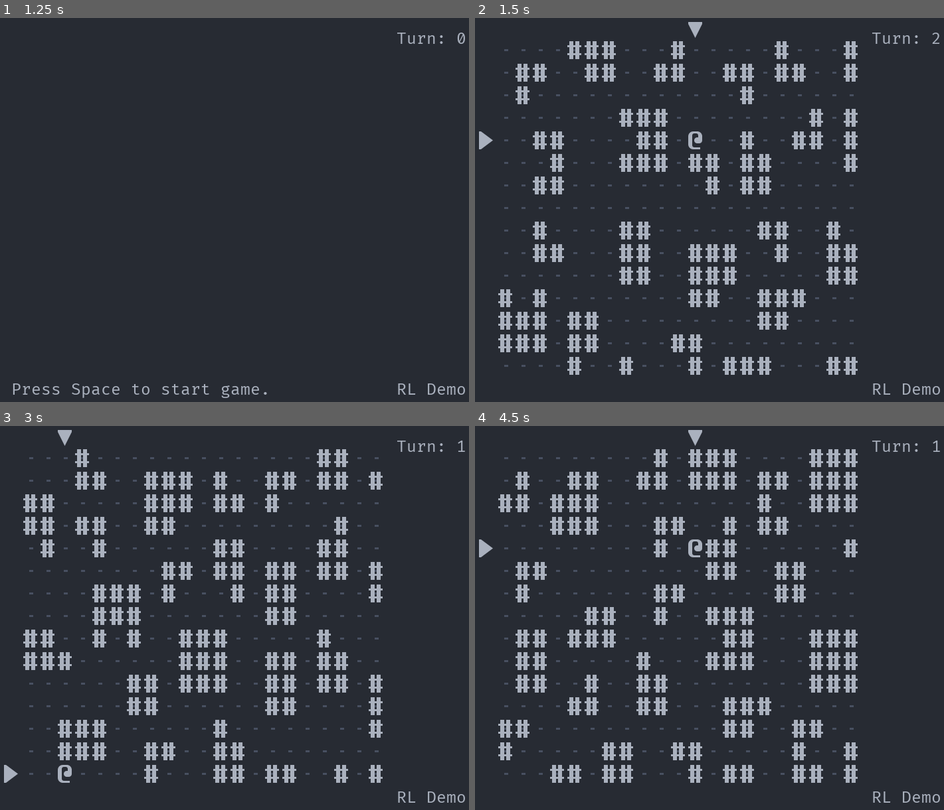
Above: before the commit, frames 1-4 (two rows, left to right).
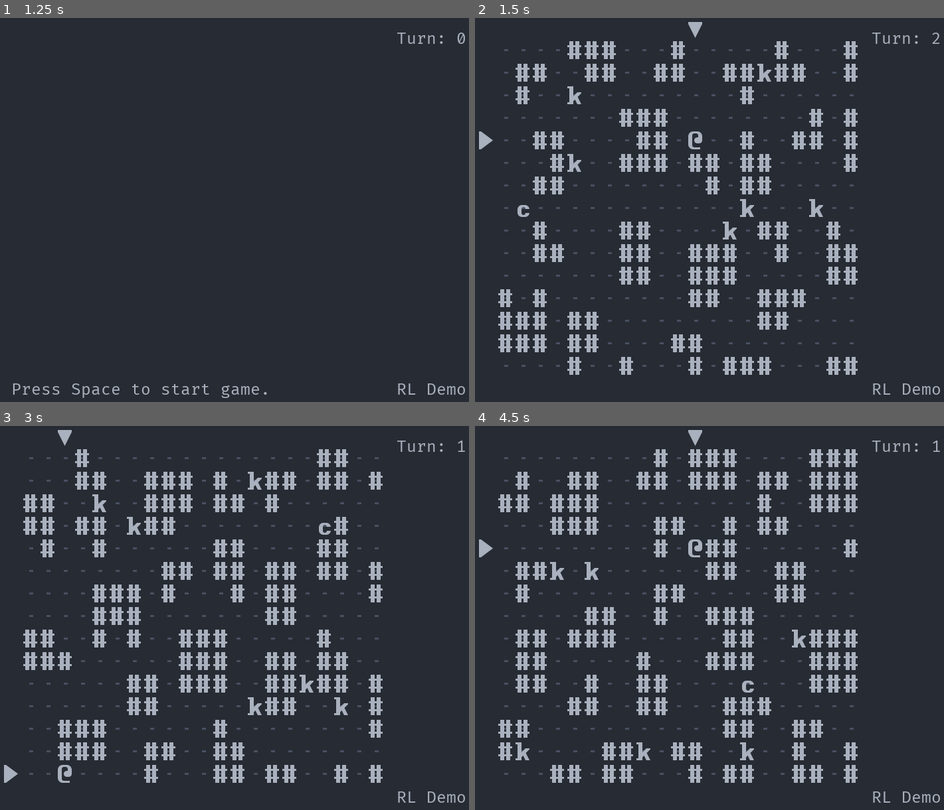
Above: after the commit, the same moments.

Repository: Bozar/OneMoreLevel
Game: Godot game, scene res://scene/main/MainScene.tscn
Two runs of this game, one before a commit and one after it. Both use one fixed random seed, a clock stepped at 60 frames per second and the inputs below.
Inputs:
- Up to frame 1 (1.25 s): tap Space (init_world) at 0.5, 0.6 s; hold Right (move_right) from 0.53 s (still down)
- Up to frame 2 (1.5 s): tap Space (init_world) at 1.25 s; release Right (move_right) at 1.28 s; hold Down (move_down) from 1.28 s (still down); tap . (wait) at 1.35 s
- Up to frame 3 (3 s): tap Enter at 2 s; release Down (move_down) at 2.03 s; hold Right (move_right) 2.03-2.78 s; tap Space (init_world) at 2.1, 2.75 s; hold Up (move_up) from 2.78 s (still down); tap . (wait) at 2.85 s
- Up to frame 4 (4.5 s): tap Enter at 3.5 s; release Up (move_up) at 3.53 s; hold Left (move_left) from 3.53 s (still down); tap Space (init_world) at 3.6, 4.25 s; tap . (wait) at 4.35 s

Frame 1 is identical in both runs. In frame 2, 0.5% of the frame differs, in the area x 9-75%, y 11-58%; in frame 3, 0.5%; in frame 4, 0.5%.

Commit message:
Put knights into the dungeon.

Diff:
--- a/library/init/InitKnight.gd
+++ b/library/init/InitKnight.gd
@@ -2,9 +2,16 @@
 # Initialize a map for Silent Knight Hall (Knight).
 
 
-const Player := preload("res://sprite/PC.tscn")
-const Dwarf := preload("res://sprite/Dwarf.tscn")
+const PC := preload("res://sprite/PC.tscn")
+const Knight := preload("res://sprite/Knight.tscn")
+const KnightCaptain := preload("res://sprite/KnightCaptain.tscn")
+const KnightBoss := preload("res://sprite/KnightBoss.tscn")
 const Wall := preload("res://sprite/Wall.tscn")
+
+var _new_CoordCalculator := preload("res://library/CoordCalculator.gd").new()
+
+var pc_x: int
+var pc_y: int
 
 
 func _init(_random: RandomNumber).(_random) -> void:
@@ -12,9 +19,14 @@
 
 
 func get_blueprint() -> Array:
+	var max_knight: int = 6
+
 	_init_wall()
 	_init_PC()
-	# _init_dwarf()
+	_init_knight(KnightCaptain, _new_SubGroupTag.KNIGHT_CAPTAIN)
+
+	for _i in range(max_knight):
+		_init_knight(Knight, _new_SubGroupTag.KNIGHT)
 
 	return _blueprint
 
@@ -156,12 +168,7 @@
 	if not _new_DungeonSize.is_inside_dungeon(dig_x, dig_y):
 		return false
 
-	var neighbor: Array = [
-		[dig_x - 1, dig_y],
-		[dig_x + 1, dig_y],
-		[dig_x, dig_y - 1],
-		[dig_x, dig_y + 1],
-	]
+	var neighbor: Array = _new_CoordCalculator.get_neighbor([dig_x, dig_y], 1)
 
 	for n in neighbor:
 		if not _new_DungeonSize.is_inside_dungeon(n[0], n[1]):
@@ -173,14 +180,21 @@
 
 
 func _init_PC() -> void:
-	var position: Array = _get_PC_position()
-
-	while _dungeon[position[0]][position[1]]:
+	var position: Array
+
+	while true:
 		position = _get_PC_position()
-
-	_add_to_blueprint(Player,
+		pc_x = position[0]
+		pc_y = position[1]
+
+		if _dungeon[pc_x][pc_y]:
+			continue
+		break
+
+	_occupy_position(pc_x, pc_y)
+	_add_to_blueprint(PC,
 			_new_MainGroupTag.ACTOR, _new_SubGroupTag.PC,
-			position[0], position[1])
+			pc_x, pc_y)
 
 
 func _get_PC_position() -> Array:
@@ -190,23 +204,22 @@
 	return [x, y]
 
 
-func _init_dwarf() -> void:
-	var dwarf: int = _ref_RandomNumber.get_int(3, 6)
+func _init_knight(scene: PackedScene, tag: String) -> void:
 	var x: int
 	var y: int
 
-	while dwarf > 0:
+	while true:
 		x = _ref_RandomNumber.get_int(1, _new_DungeonSize.MAX_X - 1)
 		y = _ref_RandomNumber.get_int(1, _new_DungeonSize.MAX_Y - 1)
 
-		if _is_occupied(x, y):
+		if _is_occupied(x, y) \
+				or _new_CoordCalculator.is_inside_range(
+					[x, y], [pc_x, pc_y], 5):
 			continue
-		_add_to_blueprint(Dwarf,
-				_new_MainGroupTag.ACTOR, _new_SubGroupTag.DWARF,
-				x, y)
+
 		_occupy_position(x, y)
-
-		dwarf -= 1
+		_add_to_blueprint(scene, _new_MainGroupTag.ACTOR, tag, x, y)
+		break
 
 
 func _occupy_position(x: int, y: int) -> void:
